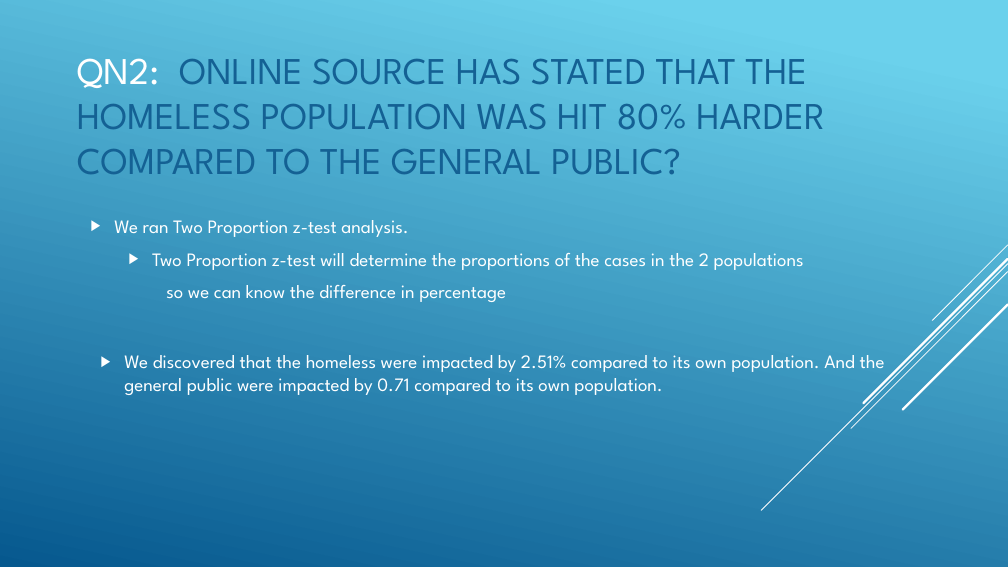
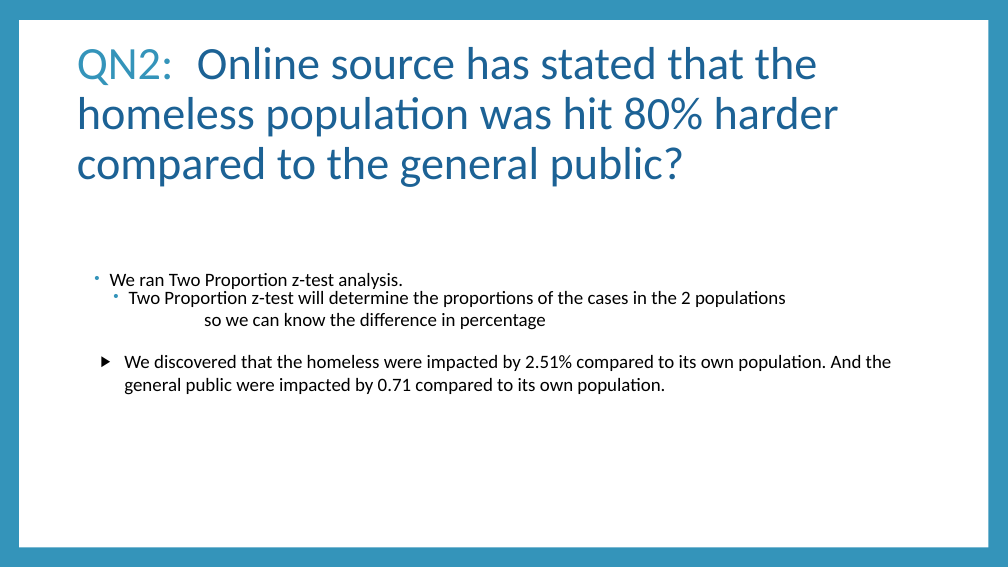
Before and after one commit to engmarkrezk/DFT_FinalProject, a slide deck: slide 17 of RecoverdDFTppt - Mark.pptx (slide 15 before the commit). Drawn at 1008x567 pixels with LibreOffice and Linux fonts; fonts in the diff are those of the drawing. Boxes give left, top, right and bottom in pixels: in the first picture for what was removed or moved away, otherwise in the second. Text is boxed around its words. In the diff, an @@ line names an element or a change of style, - is before the commit and + after.

```diff
--- a/RecoverdDFTppt - Mark.pptx
+++ b/RecoverdDFTppt - Mark.pptx
@@ background gradient #6ED2EB to #06588E to #3494BA @@
@@ rectangle added at <box>19,20,988,547</box>, fill #FFFFFF @@
@@ title at <box>77,47,839,187</box>: text changed; size 36 to 44 pt; font League Spartan to Calibri; text colour #146194 to #1D6294 @@
-QN2: ONLINE SOURCE HAS STATED THAT THE HOMELESS POPULATION WAS HIT 80% HARDER COMPARED TO THE GENERAL PUBLIC?
+QN2: Online source has stated that the homeless population was hit 80% harder compared to the general public?
@@ text "We ran Two Proportion z-test ..." at <box>110,273,786,330</box>: font League Spartan to Calibri, text colour #FFFFFF to #000000; bullet ▶ to •; line spacing 1 to 0.7; more space between paragraphs; bullet colour #FFFFFF to #3494BA; less space between paragraphs; vertical alignment middle to top @@
@@ text "We discovered that the homeless ..." at <box>124,355,892,395</box>: font League Spartan to Calibri, text colour #FFFFFF to #000000; bullet colour #FFFFFF to #000000 @@
@@ group removed at <box>761,245,1008,510</box>: 5 lines @@
```
Also in this commit, not shown: 20 other slides changed, 4 slides added, 2 slides removed.
